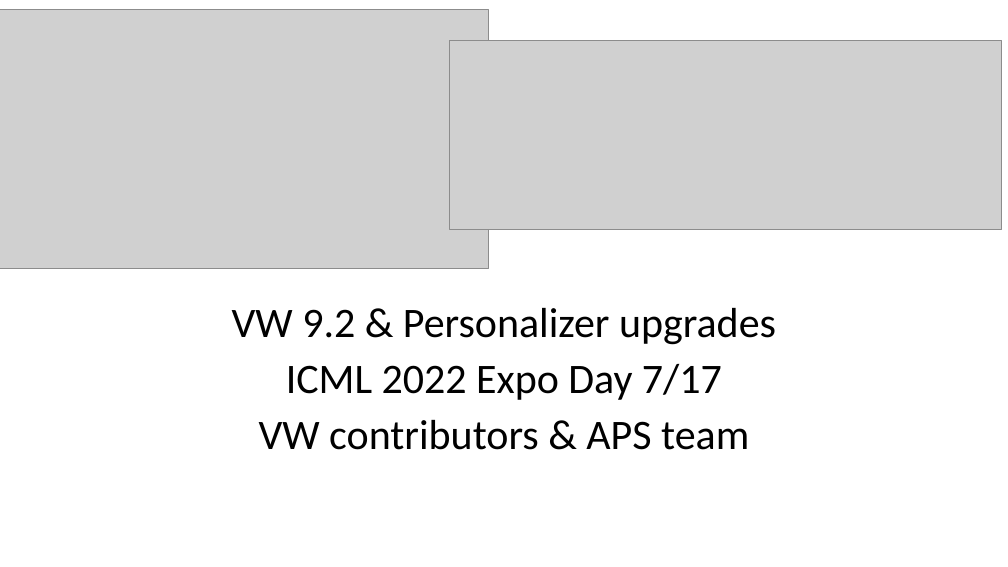
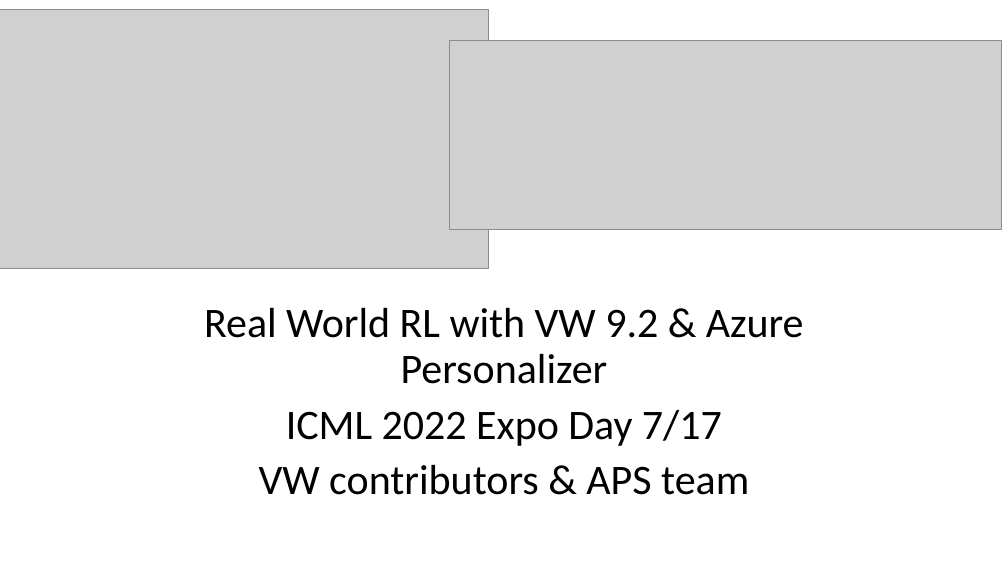
Before and after one commit to VowpalWabbit/workshop, a slide deck: slide 1 of ICML2022/01 - VW_APS_Intro.pptx. Drawn at 1008x567 pixels with LibreOffice and Linux fonts; fonts in the diff are those of the drawing; grey boxes stand for pictures. Boxes give left, top, right and bottom in pixels: in the first picture for what was removed or moved away, otherwise in the second. Text is boxed around its words. In the diff, an @@ line names an element or a change of style, - is before the commit and + after.

Commit message:
update

```diff
--- a/ICML2022/01 - VW_APS_Intro.pptx
+++ b/ICML2022/01 - VW_APS_Intro.pptx
@@ subtitle at <box>204,308,804,384</box>: text changed @@
-VW 9.2 & Personalizer upgrades
+Real World RL with VW 9.2 & Azure Personalizer
```
Also in this commit, not shown: 1 other slide changed.
